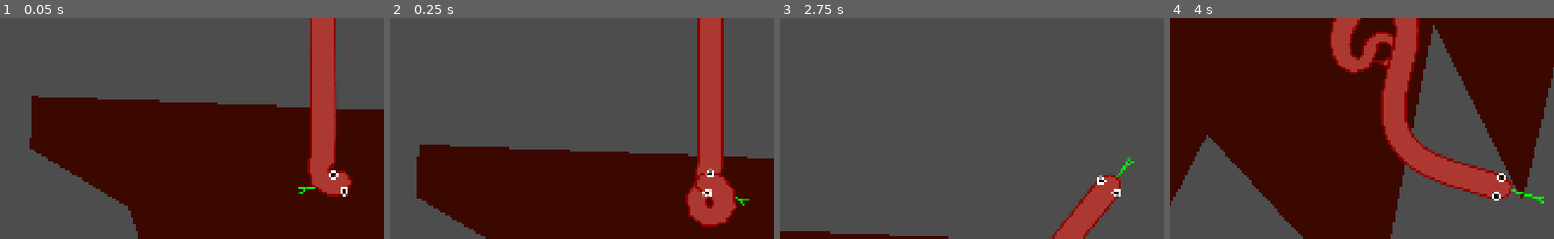
Above: before the commit, frames 1-4 (left to right).
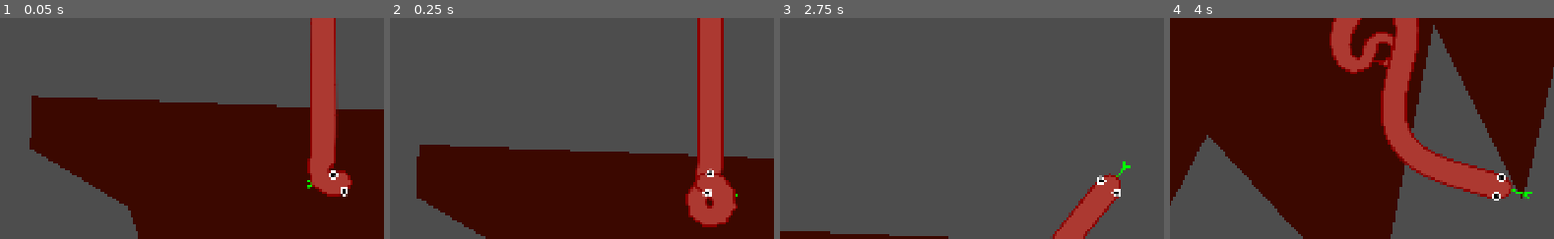
Above: after the commit, the same moments.

Repository: CubbyBear754/SnakeGame
Game: Godot game, scene res://Scenes/Game.tscn
Two runs of this game, one before a commit and one after it. Both use one fixed random seed, a clock stepped at 60 frames per second and the inputs below.
Inputs (mouse positions are % of the whole screen's width and height, from its top left):
- Up to frame 1 (0.05 s): no input
- Up to frame 2 (0.25 s): no input
- Up to frame 3 (2.75 s): move the mouse to (74, 45) at 0.52 s; move the mouse to (31, 55) at 1.27 s; move the mouse to (62, 28) at 2.02 s
- Up to frame 4 (4 s): move the mouse to (46, 70) at 2.77 s; move the mouse to (82, 65) at 3.52 s
The pictures show only the part of the screen within x 8-58%, y 12-62%; the shares and areas given below are measured in that part.

The runs differ from the first frame. In frame 1, less than 0.1% of the frame differs, in the area x 77-83%, y 73-80%; in frame 2, less than 0.1%; in frame 3, less than 0.1%; in frame 4, 0.1%, in the area x 91-98%, y 78-84%.

Commit message:
Tongue Wiggles

Diff:
--- a/Scripts/snake.gd
+++ b/Scripts/snake.gd
@@ -8,8 +8,8 @@
 @export var startlocation : Node2D
 var tonguetarget : Vector2
 var elapsed_time: float = 0.0
-var max_tongue_length: float = 100.0 # Maximum extension in pixels
-var min_tongue_length: float = 60.0  # Minimum retraction in pixels
+var max_tongue_length: float = 65.0 # Maximum extension in pixels
+var min_tongue_length: float = 55.0  # Minimum retraction in pixels
 var rotation_range: float = 30.0     # Total swing angle (e.g., -15 to +15 degrees)
 var rotation_speed: float = 2.0      # How many full swings per second
 # Called when the node enters the scene tree for the first time.
@@ -49,29 +49,39 @@
 	if joint_count < 2:
 		return
 	# Draw the main tongue line
-	# Calculate the direction of the target
+	# 1. Find the base angle facing the original target
 	var base_pos: Vector2 = spine.joints[0]
-	var target_dir: Vector2 = (tonguetarget - base_pos).normalized()
+	var base_angle: float = (tonguetarget - base_pos).angle()
 
-	# Calculate oscillating length over a 3-second period
-	# (2 * PI / 3.0) ensures the full sine wave loop takes exactly 3 seconds
-	var wave: float = (sin(elapsed_time * (2.0 * PI / 3.0)) + 1.0) / 2.0
-	var current_length: float = lerp(min_tongue_length, max_tongue_length, wave)
+	# 2. Calculate the swing offset using a sine wave
+	# Convert range to radians and swing between -half and +half of the range
+	var angle_offset: float = sin(elapsed_time * rotation_speed * 2.0 * PI) * deg_to_rad(rotation_range / 2.0)
+	var current_angle: float = base_angle + angle_offset
 
-	# Calculate the new dynamic tongue tip position
+	# 3. Create the final direction vector from the rotated angle
+	var target_dir: Vector2 = Vector2.from_angle(current_angle)
+
+	# 4. Calculate oscillating length (3-second period)
+	var length_wave: float = (sin(elapsed_time * (2.0 * PI / 3.0)) + 1.0) / 2.0
+	var current_length: float = lerp(min_tongue_length, max_tongue_length, length_wave)
+
+	# 5. Calculate the dynamic tongue tip position
 	var current_tip: Vector2 = base_pos + (target_dir * current_length)
 
 	# Draw the main tongue line
 	draw_line(base_pos, current_tip, Color.GREEN, stroke_width, true)
 
-	# Calculate vectors for the fork based on the current direction
+	# 6. Calculate vectors for the fork based on the new rotated direction
 	var tongue_perp: Vector2 = Vector2(-target_dir.y, target_dir.x)
 	var fork_length: float = 15.0
 	var fork_spread: float = 8.0
 
-	# Calculate fork tip positions starting from the dynamic tip
 	var left_fork: Vector2 = current_tip + (target_dir * fork_length) + (tongue_perp * fork_spread)
 	var right_fork: Vector2 = current_tip + (target_dir * fork_length) - (tongue_perp * fork_spread)
+
+	# Draw the two fork lines
+	draw_line(current_tip, left_fork, Color.GREEN, stroke_width, true)
+	draw_line(current_tip, right_fork, Color.GREEN, stroke_width, true)
 
 	# Draw the two fork lines
 	draw_line(current_tip, left_fork, Color.GREEN, stroke_width, true)
